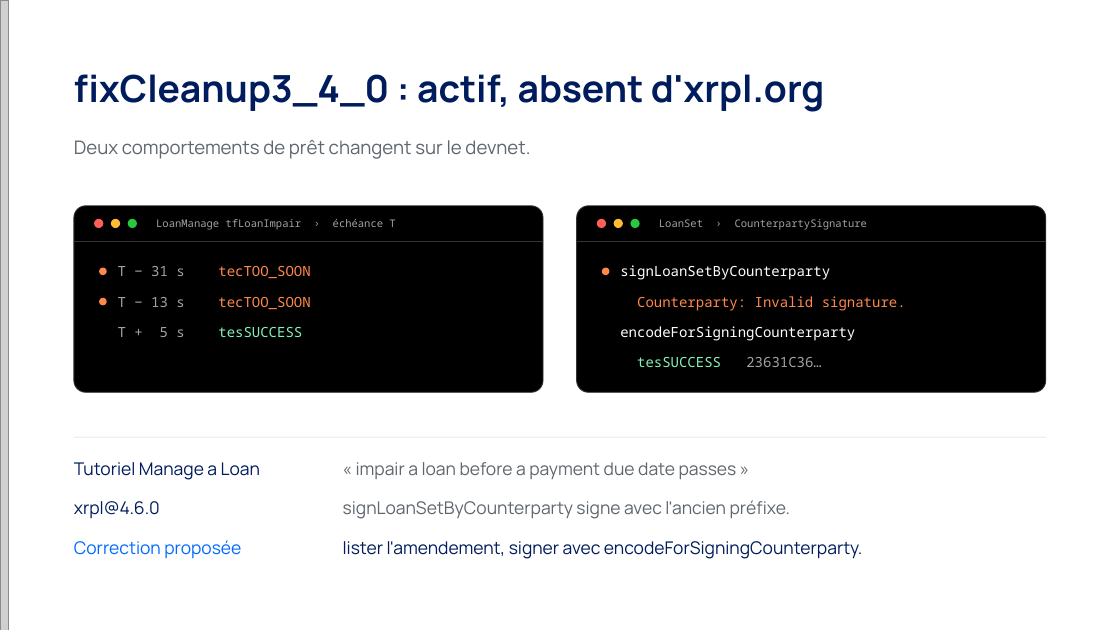
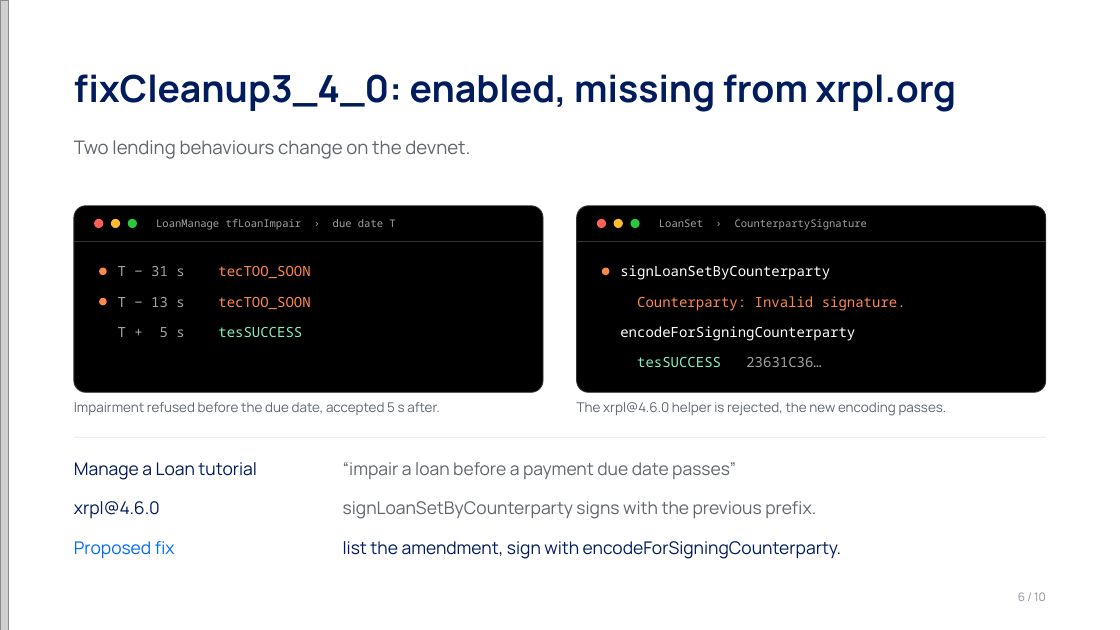
Before and after one commit to charlyppr/exit-lane-xrpl, a slide deck: slide 6 of deck/exit-lane.pptx. Drawn at 1120x630 pixels with LibreOffice and Linux fonts; fonts in the diff are those of the drawing; grey boxes stand for pictures. Boxes give left, top, right and bottom in pixels: in the first picture for what was removed or moved away, otherwise in the second. Text is boxed around its words. In the diff, an @@ line names an element or a change of style, - is before the commit and + after.

```diff
--- a/deck/exit-lane.pptx
+++ b/deck/exit-lane.pptx
@@ text at (74, 74, 957, 112): text changed @@
-fixCleanup3_4_0 : actif, absent d'xrpl.org
+fixCleanup3_4_0: enabled, missing from xrpl.org
@@ text at (74, 140, 470, 159): text changed @@
-Deux comportements de prêt changent sur le devnet.
+Two lending behaviours change on the devnet.
@@ text at (156, 219, 395, 230): text changed @@
-LoanManage tfLoanImpair › échéance T
+LoanManage tfLoanImpair › due date T
@@ text added at (74, 402, 439, 415), 11.5 pt, text #5F666E @@
+Impairment refused before the due date, accepted 5 s after.
@@ text added at (577, 402, 947, 416), 11.5 pt, text #5F666E @@
+The xrpl@4.6.0 helper is rejected, the new encoding passes.
@@ text at (74, 462, 257, 480): text changed @@
-Tutoriel Manage a Loan
+Manage a Loan tutorial
@@ text at (343, 462, 736, 479): text changed @@
-« impair a loan before a payment due date passes »
+“impair a loan before a payment due date passes”
@@ text at (343, 501, 816, 519): text changed @@
-signLoanSetByCounterparty signe avec l'ancien préfixe.
+signLoanSetByCounterparty signs with the previous prefix.
@@ text at (74, 541, 175, 559): text changed @@
-Correction proposée
+Proposed fix
@@ text at (343, 541, 841, 559): text changed @@
-lister l'amendement, signer avec encodeForSigningCounterparty.
+list the amendment, sign with encodeForSigningCounterparty.
@@ text added at (1018, 592, 1046, 601), 10 pt, text #8A9199 @@
+6 / 10
```
Also in this commit, not shown: 8 other slides changed, 1 slide added, 1 slide removed, 4 other files.
